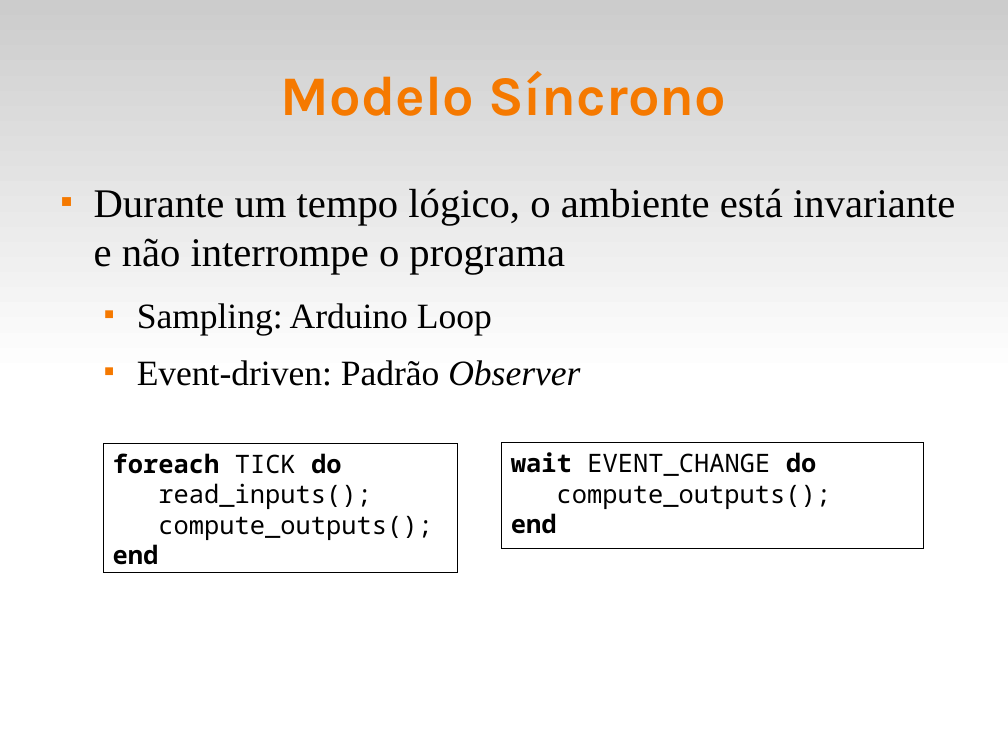
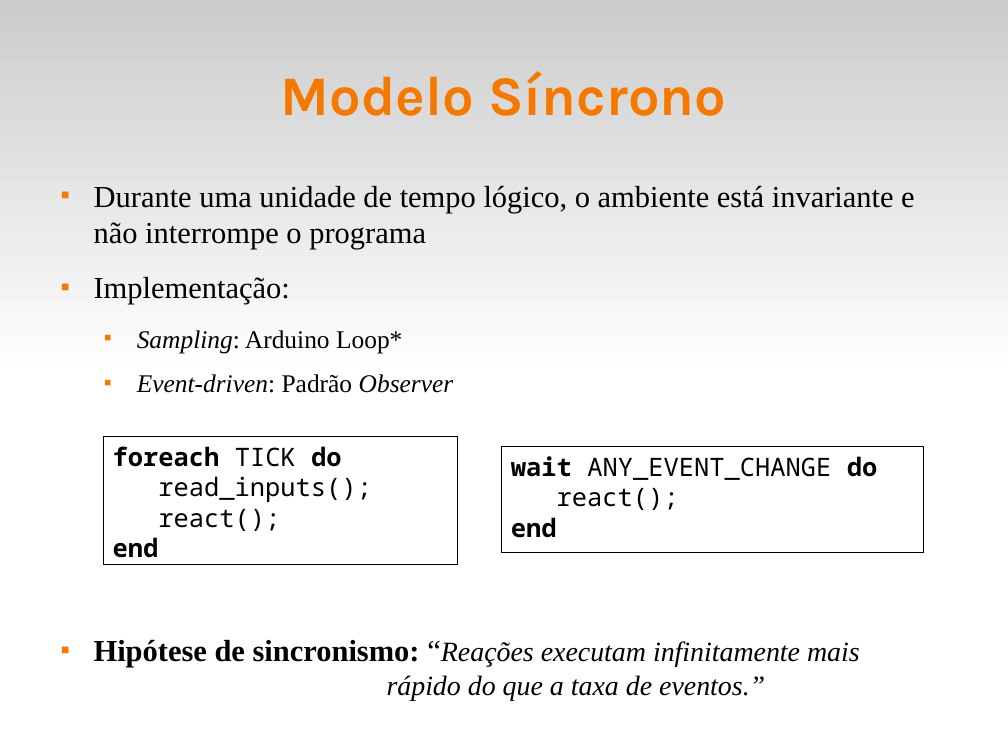
Before and after one commit to fsantanna-uerj/reativos, a slide deck: slide 39 of slides/03_modelos.odp (slide 36 before the commit). Drawn at 1008x756 pixels with LibreOffice and Linux fonts; fonts in the diff are those of the drawing. Boxes give left, top, right and bottom in pixels: in the first picture for what was removed or moved away, otherwise in the second. Text is boxed around its words. In the diff, an @@ line names an element or a change of style, - is before the commit and + after.

Commit message:
(+) Slide "Modelos de Concorrência" (+) Tarefa 3

```diff
--- a/slides/03_modelos.odp
+++ b/slides/03_modelos.odp
@@ text at (94,185,915,353): text changed; size 32 to 24 pt @@
-■ Durante um tempo lógico, o ambiente está invariante e não interrompe o programa
-  ■ Sampling: Arduino Loop
+■ Durante uma unidade de tempo lógico, o ambiente está invariante e não interrompe o programa
+■ Implementação:
+  ■ Sampling: Arduino Loop*
@@ text at (137,374,454,393): size 28 to 20 pt in "Event-driven: Padrão Observer"; italic on in "Event-driven:" @@
@@ rectangle "foreach TICK do": place and size @@
-rectangle "foreach TICK do" at (103,444,457,573)
+rectangle "foreach TICK do" at (103,436,457,565)
@@ text in rectangle at (511,456,877,510): text changed @@
-wait EVENT_CHANGE do
-compute_outputs();
+wait ANY_EVENT_CHANGE do
+react();
@@ text in rectangle at (158,509,280,531): text changed @@
-compute_outputs();
+react();
@@ text at (94,639,860,701): paragraph added @@
+■ Hipótese de sincronismo: “Reações executam infinitamente mais rápido do que a taxa de eventos.”
```
Also in this commit, not shown: 14 other slides changed, 9 slides added, 1 slide removed, 5 other files.
